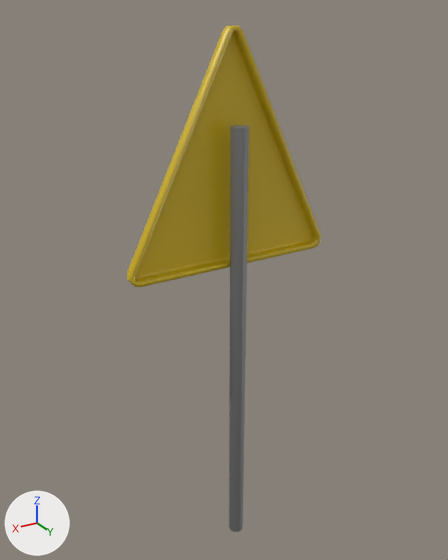
The Blender file data/Assets/Models/Sign/Sign 01.blend: old version first, new version second.
The view is the same before and after, from a 50 mm lens placed at (7.3, 11.34, 13.04), pointed at (0.04, -0.75, 6.99). The axes (+X, +Y, +Z) are drawn at lower left. The lights are the same throughout.

The scene before the commit, as lines of its bpy script (objects in view):
```python
mat_mat_sign = principled_material('mat_sign')
mat_mat_sign.base_color = (0.676, 0.473, 0.0)  # yellow #d6b700
mat_mat_sign.roughness = 0.37
mat_mat_sign.specular_ior_level = 0.88
me_cylinder = bpy.data.meshes.new('Cylinder')
me_cylinder.from_pydata(...)  # a 12-sided cylinder along z spanning x -0.05..0.05, y -0.05..0.05, z -2.0..0.83
me_cylinder.polygons.foreach_set('use_smooth', [True] * 14)
me_cylinder.materials.append(mat_mat_metal_pole)  # grey #9b9b9b
me_plane = bpy.data.meshes.new('Plane')
me_plane.from_pydata(...)  # 66 vertices, 61 faces; spans x -0.97..0.97, y -0.33..-0.24, z -0.67..1.29
me_plane.polygons.foreach_set('use_smooth', [True] * 61)
me_plane.materials.append(mat_mat_sign)  # yellow #d6b700
ob_cylinder = bpy.data.objects.new('Cylinder', me_cylinder)
ob_cylinder.location = (0.0, -0.16, 7.5)
ob_cylinder.scale = (4.0, 4.0, 4.0)
ob_plane = bpy.data.objects.new('Plane', me_plane)
ob_plane.location = (0.0, 0.26, 9.34)
ob_plane.scale = (2.62, 2.62, 2.62)
_m = ob_plane.modifiers.new('Solidify', 'SOLIDIFY')
_m.thickness = -0.04
```
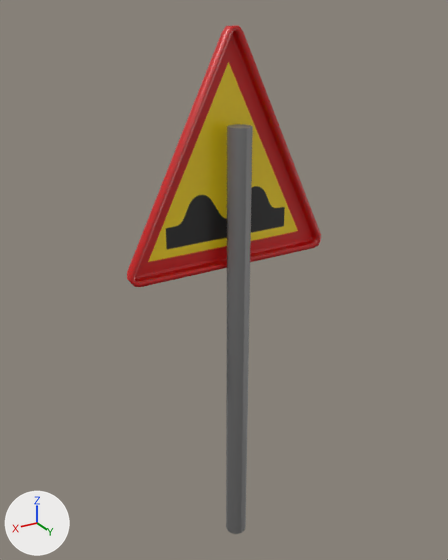
Boxes [x1, y1, x2, y2] around the edits, measured in the pictures (448 x 560 px):
'Plane', surface changed: [127, 26, 321, 287] in both
'Cylinder', rescaled (33% wider): before [229, 125, 249, 532]; after [226, 124, 253, 534]

The edits, one by one:
Picture 'Sign_D.png' (img_sign_d_png) is new.
In material 'mat_sign' (mat_mat_sign), base_color is no longer (0.676, 0.473, 0.0), yellow #d7b700.
In material 'mat_sign' (mat_mat_sign), texture is now set to img_sign_d_png.
me_plane has 66 vertices, 61 faces and spans x -0.97..0.97, y -0.33..-0.24, z -0.67..1.29.
me_plane is used by ob_plane; location (0.0, 0.26, 9.34); scale (2.62, 2.62, 2.62).
me_plane part 1: texture (UV) coordinates of 61 of 61 faces, centred in x -0.97..0.97, y -0.33..-0.27, z -0.67..1.29, changed; they spanned u 0.0..0.99, v 0.0..0.98 and now span u 0.03..0.97, v 0.11..0.93.
Object 'Cylinder' (ob_cylinder) is rescaled from (4.0, 4.0, 4.0) to (5.53, 5.53, 4.0).
